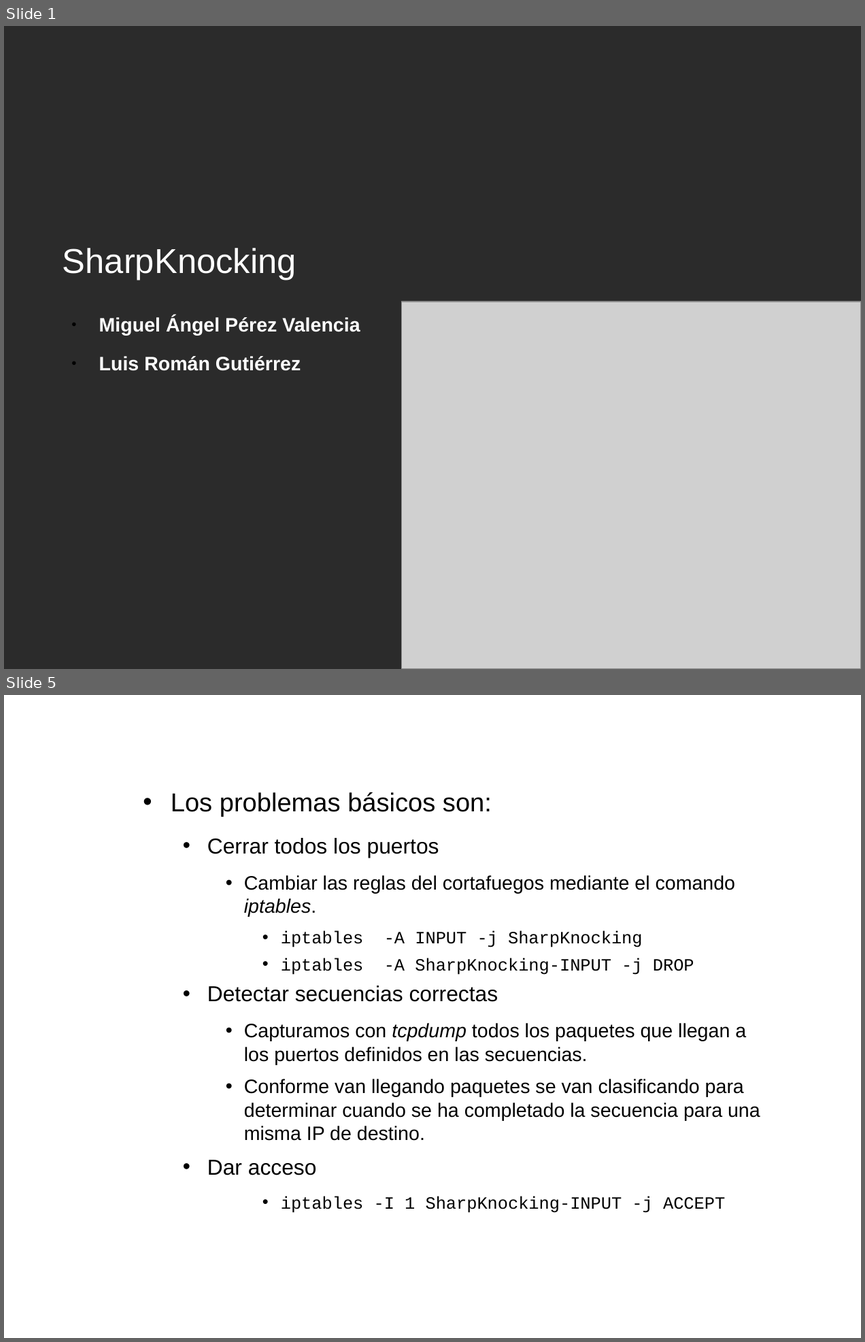
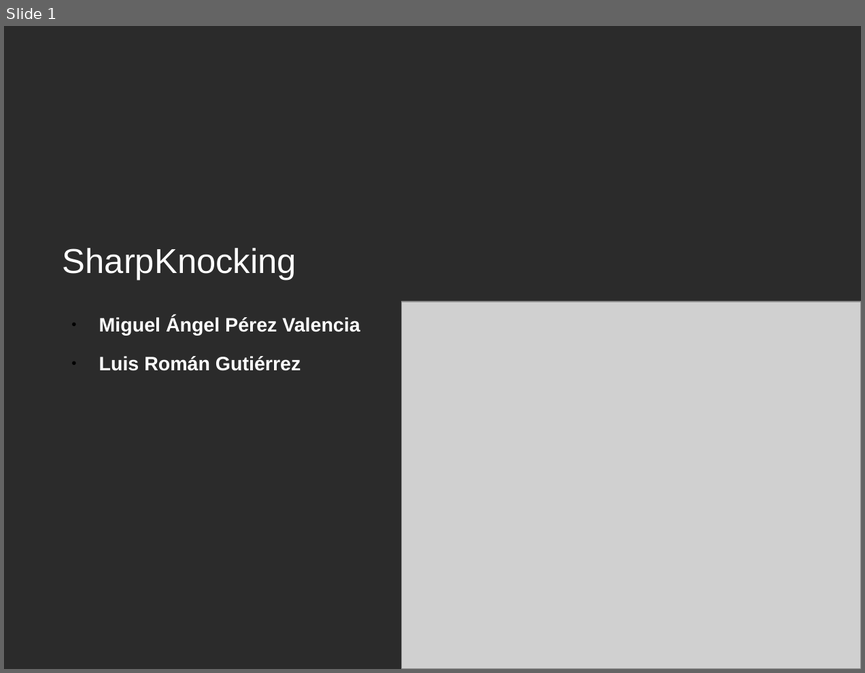
Before and after one commit to mangelp/sharpknocking, a slide deck: Doc/sharpknocking.odp. Shown one above the other, each under a label of ours: slides 1 and 5 before the commit, slide 1 after it; the slides between them are not shown. The pictures are 865x1342 and 865x673 pixels, drawn with LibreOffice and Linux fonts; fonts in the diff are those of the drawing; grey boxes stand for pictures; background and template pictures are left out; a plain dark background stands for a picture behind light text. Boxes give left, top, right and bottom in pixels: in the first picture for what was removed or moved away, otherwise in the second. Text is boxed around its words. In the diff, an @@ line names an element or a change of style, - is before the commit and + after.

```diff
--- a/Doc/sharpknocking.odp
+++ b/Doc/sharpknocking.odp
@@ slide 5 removed at (x1=4, y1=695, x2=861, y2=1338), background picture (left out) @@
@@ title removed at (x1=134, y1=701, x2=769, y2=766) @@
-¿Como funciona?
@@ text removed at (x1=171, y1=792, x2=760, y2=1212) @@
-• Los problemas básicos son:
-  • Cerrar todos los puertos
-    • Cambiar las reglas del cortafuegos mediante el comando iptables.
-      • iptables -A INPUT -j SharpKnocking
-      • iptables -A SharpKnocking-INPUT -j DROP
-  • Detectar secuencias correctas
-    • Capturamos con tcpdump todos los paquetes que llegan a los puertos definidos en las secuencias.
-    • Conforme van llegando paquetes se van clasificando para determinar cuando se ha completado la secuencia para una misma IP de destino.
-  • Dar acceso
-      • iptables -I 1 SharpKnocking-INPUT -j ACCEPT
@@ page number removed at (x1=717, y1=1313, x2=859, y2=1338) @@
-página 5
```
Also in this commit, not shown: 7 slides changed, 2 slides added.
